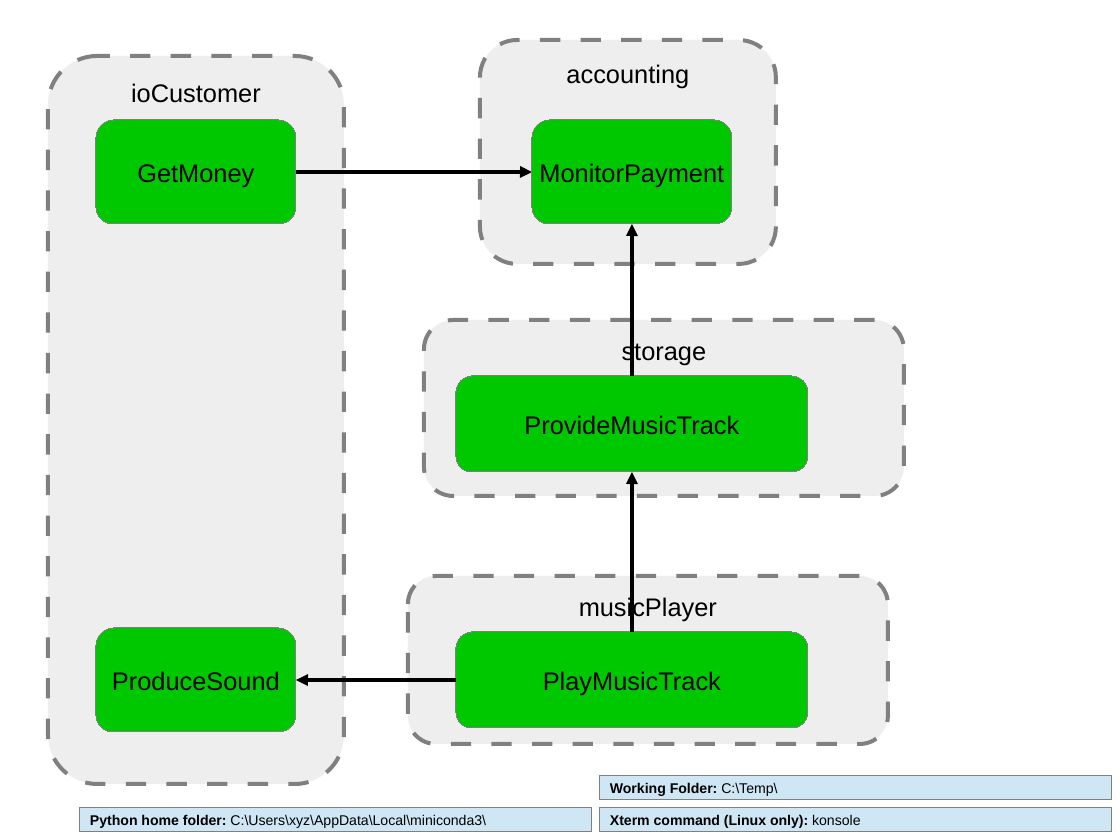
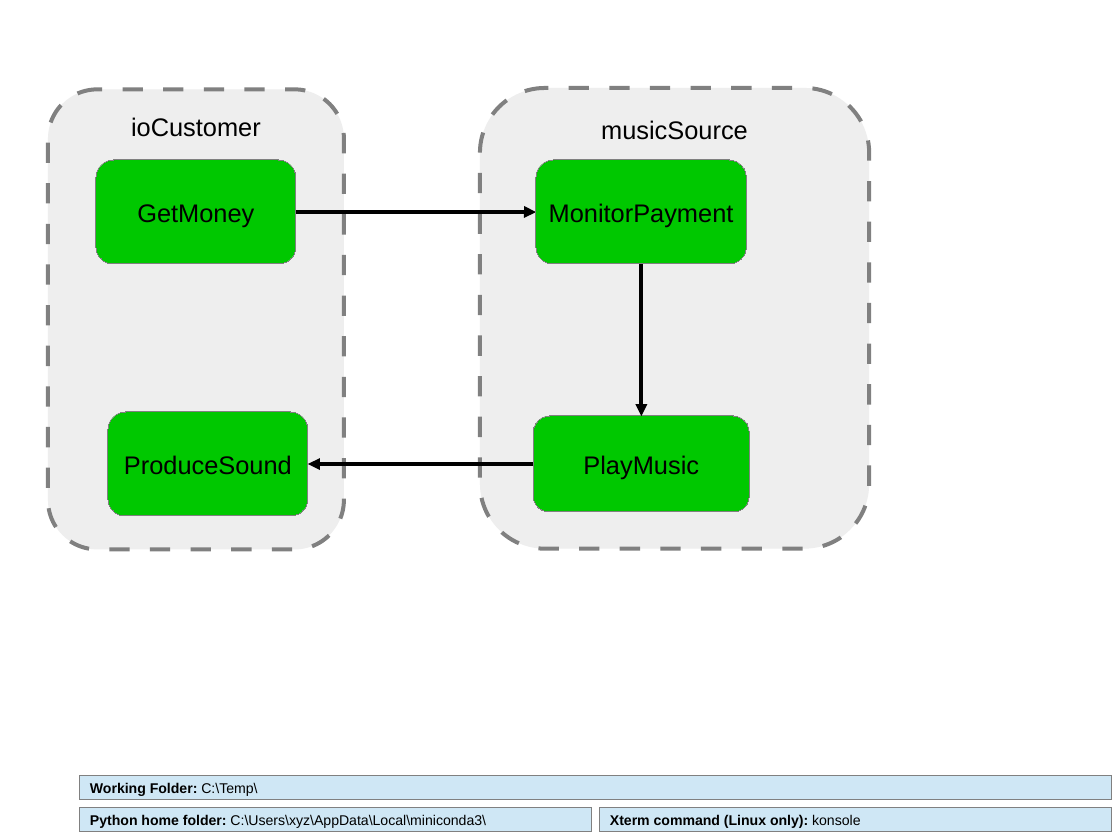
Before and after one commit to GfSE/fas4sysmlv2, a slide deck: slide 3 of src/io/usecase-activity-editor/fas_frontend.odp. Drawn at 1120x840 pixels with LibreOffice and Linux fonts; fonts in the diff are those of the drawing. Boxes give left, top, right and bottom in pixels: in the first picture for what was removed or moved away, otherwise in the second. Text is boxed around its words. In the diff, an @@ line names an element or a change of style, - is before the commit and + after.

```diff
--- a/src/io/usecase-activity-editor/fas_frontend.odp
+++ b/src/io/usecase-activity-editor/fas_frontend.odp
@@ rounded rectangle removed at bbox=[480, 40, 775, 263] @@
-accounting
@@ freeform shape "ioCustomer": place and size @@
-freeform shape "ioCustomer" at bbox=[48, 56, 344, 785]
+freeform shape "ioCustomer" at bbox=[48, 89, 344, 550]
@@ freeform shape added at bbox=[480, 88, 869, 549], fill #EEEEEE, outline #808080 2.83 pt, 18 pt, text #000000 @@
+musicSource
@@ rounded rectangle "GetMoney": place and size @@
-rounded rectangle "GetMoney" at bbox=[96, 120, 296, 224]
+rounded rectangle "GetMoney" at bbox=[96, 160, 296, 263]
@@ rounded rectangle "MonitorPayment": place and size @@
-rounded rectangle "MonitorPayment" at bbox=[533, 120, 733, 224]
+rounded rectangle "MonitorPayment" at bbox=[537, 160, 747, 263]
@@ elbow arrow moved from (296, 172) - (533, 172) to (296, 212) - (537, 212) @@
@@ elbow arrow moved from (632, 376) - (632, 224) to (641, 264) - (641, 416) @@
@@ rounded rectangle removed at bbox=[424, 320, 904, 496] @@
-storage
@@ rounded rectangle removed at bbox=[456, 376, 808, 472] @@
-ProvideMusicTrack
@@ rounded rectangle "ProduceSound": place and size @@
-rounded rectangle "ProduceSound" at bbox=[96, 628, 296, 732]
+rounded rectangle "ProduceSound" at bbox=[108, 413, 308, 516]
@@ rounded rectangle added at bbox=[534, 416, 749, 511], fill #00C800, outline #808080 0 pt, 18 pt, text #000000 @@
+PlayMusic
@@ elbow arrow added from (534, 464) to (308, 464), #000000 2.83 pt @@
@@ elbow arrow removed from (632, 632) to (632, 473) @@
@@ rounded rectangle removed at bbox=[409, 576, 888, 744] @@
-musicPlayer
@@ rounded rectangle removed at bbox=[456, 632, 808, 728] @@
-PlayMusicTrack
@@ elbow arrow removed from (456, 680) to (296, 680) @@
@@ rectangle "Working Folder: C:\Temp\": place and size @@
-rectangle "Working Folder: C:\Temp\" at bbox=[601, 776, 1113, 801]
+rectangle "Working Folder: C:\Temp\" at bbox=[80, 776, 1113, 801]
```
Also in this commit, not shown: 3 other slides changed, 3 other files.
